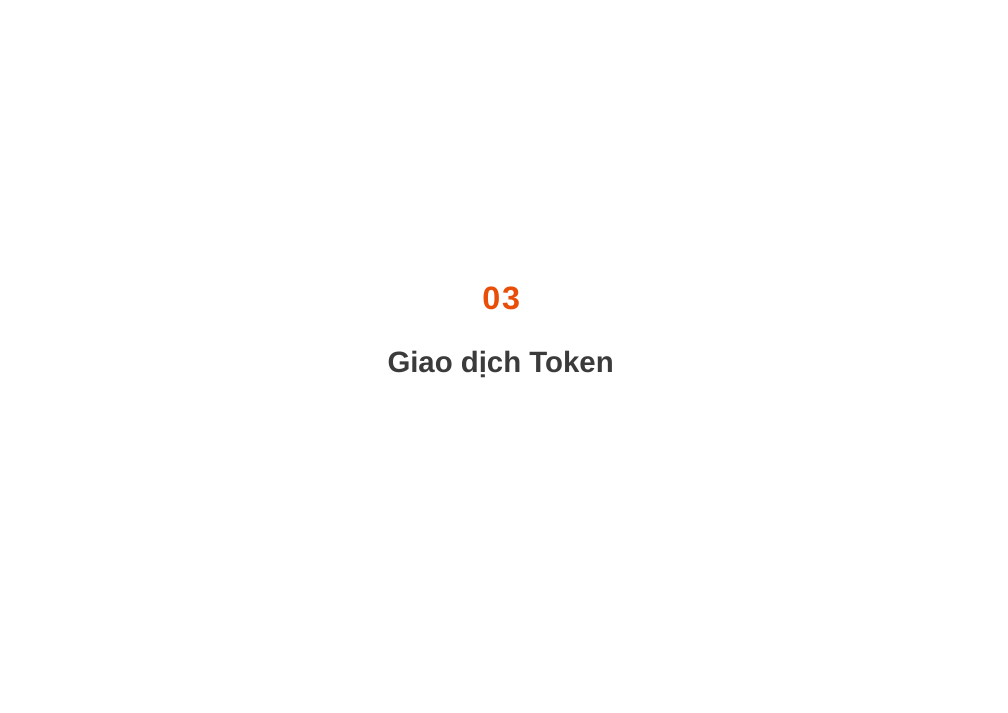
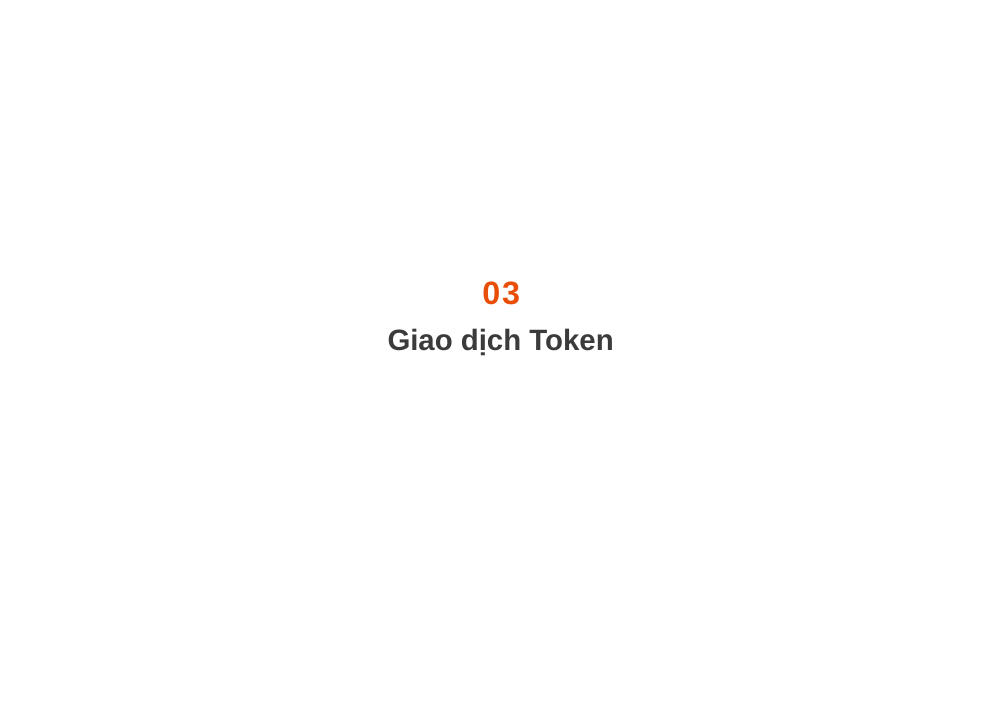
Before and after one commit to locskeleton/quorum_research, a slide deck: slide 7 of documents/ABS Architechture.pptx. Drawn at 1008x713 pixels with LibreOffice and Linux fonts; fonts in the diff are those of the drawing. Boxes give left, top, right and bottom in pixels: in the first picture for what was removed or moved away, otherwise in the second. Text is boxed around its words. In the diff, an @@ line names an element or a change of style, - is before the commit and + after.

```diff
--- a/documents/ABS Architechture.pptx
+++ b/documents/ABS Architechture.pptx
@@ text "03": place and size @@
-text "03" at [482,286,520,310]
+text "03" at [482,281,520,305]
@@ text "Giao dịch Token": place and size @@
-text "Giao dịch Token" at [388,350,613,377]
+text "Giao dịch Token" at [388,328,613,356]
```
Also in this commit, not shown: 4 other slides changed, 1 slide removed.
